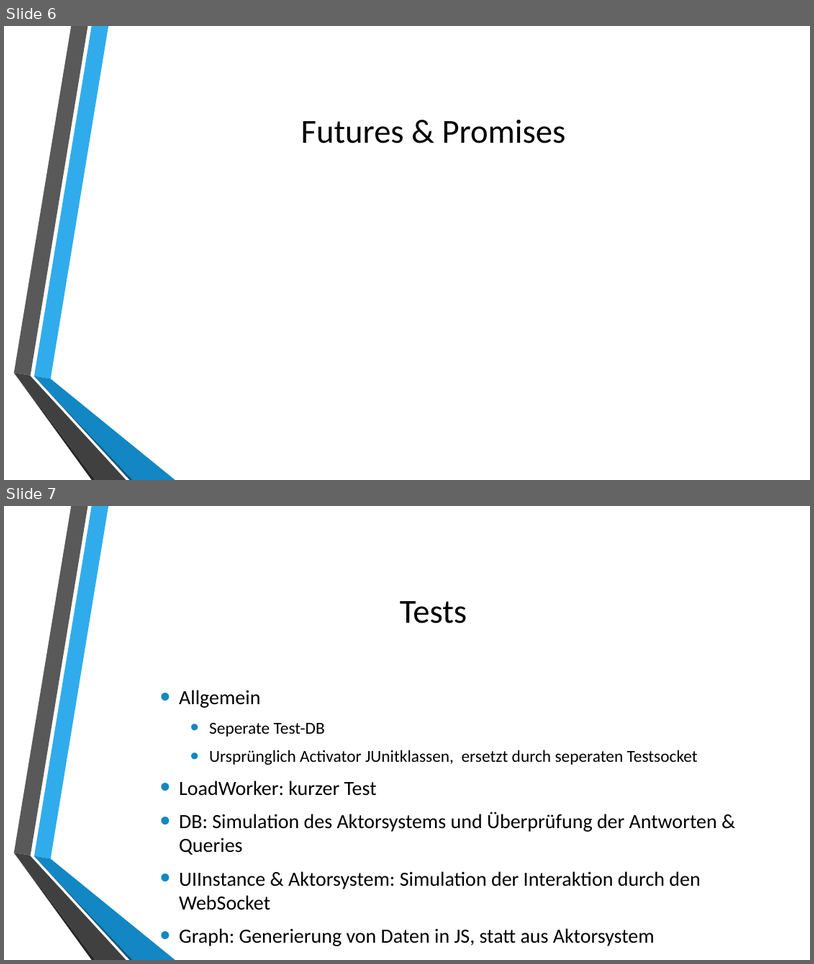
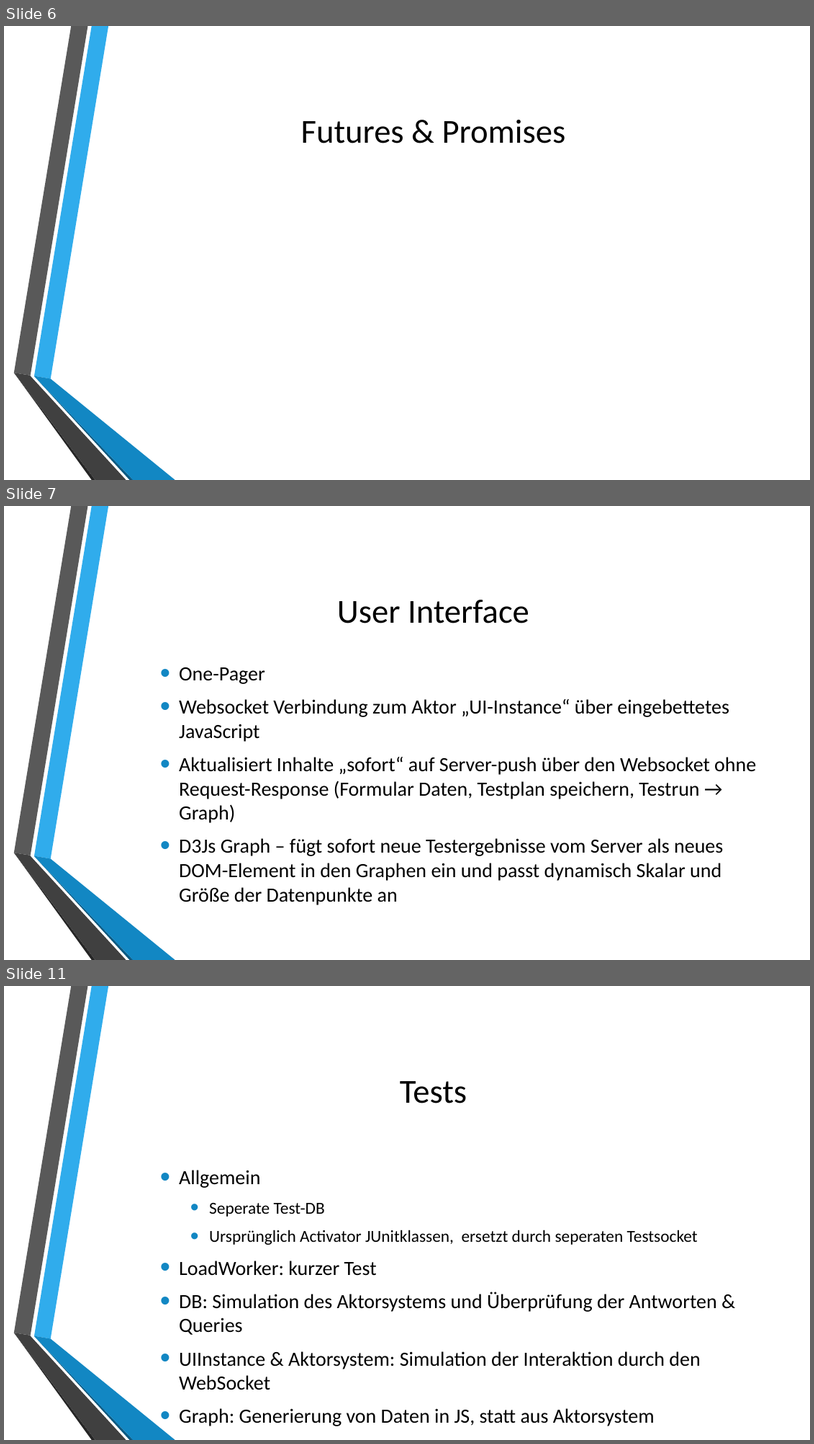
Before and after one commit to autarchprinceps/Reactive-Load-Generator, a slide deck: Dokumentation/Präsentation.pptx. Shown one above the other, each under a label of ours: slides 6 and 7 before the commit, slides 6, 7 and 11 after it; the slides between them are not shown. The pictures are 814x964 and 814x1444 pixels, drawn with LibreOffice and Linux fonts; fonts in the diff are those of the drawing; background and template pictures are left out. Boxes give left, top, right and bottom in pixels: in the first picture for what was removed or moved away, otherwise in the second. Text is boxed around its words. In the diff, an @@ line names an element or a change of style, - is before the commit and + after.

```diff
--- a/Dokumentation/Präsentation.pptx
+++ b/Dokumentation/Präsentation.pptx
@@ slide 7 added at (4, 506, 810, 960), background picture (left out); not listed: 6 template elements that a slide beside it also shows @@
@@ title added at (337, 600, 530, 623), 40 pt, text #000000 @@
+User Interface
@@ text added at (179, 667, 756, 905), 24 pt, text #000000 @@
+• One-Pager
+• Websocket Verbindung zum Aktor „UI-Instance“ über eingebettetes JavaScript
+• Aktualisiert Inhalte „sofort“ auf Server-push über den Websocket ohne Request-Response (Formular Daten, Testplan speichern, Testrun → Graph)
+• D3Js Graph – fügt sofort neue Testergebnisse vom Server als neues DOM-Element in den Graphen ein und passt dynamisch Skalar und Größe der Datenpunkte an
@@ what was slide 7 is now slide 11 @@
```
Also in this commit, not shown: 3 other slides added.
